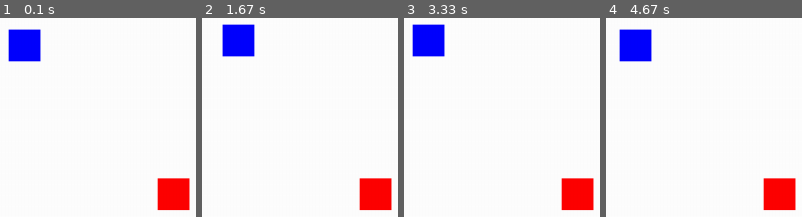
Above: before the commit, frames 1-4 (left to right).
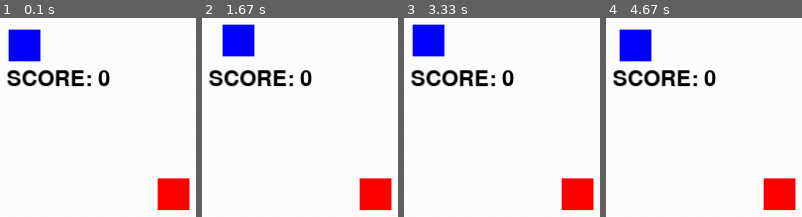
Above: after the commit, the same moments.

Repository: Anahadd/SnakeGame_PyGame
Game: pygame game, started from main.py
The game is run twice, just before and just after one commit, with the same random seed, the same clock (stepped at 60 frames per second) and the same inputs.
Inputs:
- Up to frame 1 (0.1 s): no input
- Up to frame 2 (1.67 s): hold Right 0.33-0.8 s; hold Up 0.83-1.13 s; hold Right 1.17-1.63 s
- Up to frame 3 (3.33 s): hold Left 1.67-2.2 s; hold Down 2.23-2.53 s; hold Left 2.57-2.97 s; hold Up from 3 s (still down)
- Up to frame 4 (4.67 s): release Up at 3.37 s; hold Right 3.4-4.03 s; hold Down 4.07-4.43 s; hold Left from 4.47 s (still down)

The runs differ from the first frame. In frame 1, 2.7% of the frame differs, in the area x 3-57%, y 26-35%; in frame 2, 2.7%; in frame 3, 2.7%; in frame 4, 2.7%.

Commit message:
Update main.py

Diff:
--- a/main.py
+++ b/main.py
@@ -82,6 +82,13 @@
             blocks[0].drawBlocks()
             blocks[0].adjustDirection(last_key, x, y)
 
+    font = pygame.font.Font("MoonbrightDemo-1GGn2.ttf", 32)
+    text = font.render("SCORE: " + str(fruit.returnCount()), True, (0, 0, 0), (255, 255, 255))
+    textRect = text.get_rect()
+    textRect.center = (100, 100)
+
+    screen.blit(text, textRect)
+
     pygame.display.flip()
 
 pygame.quit()
